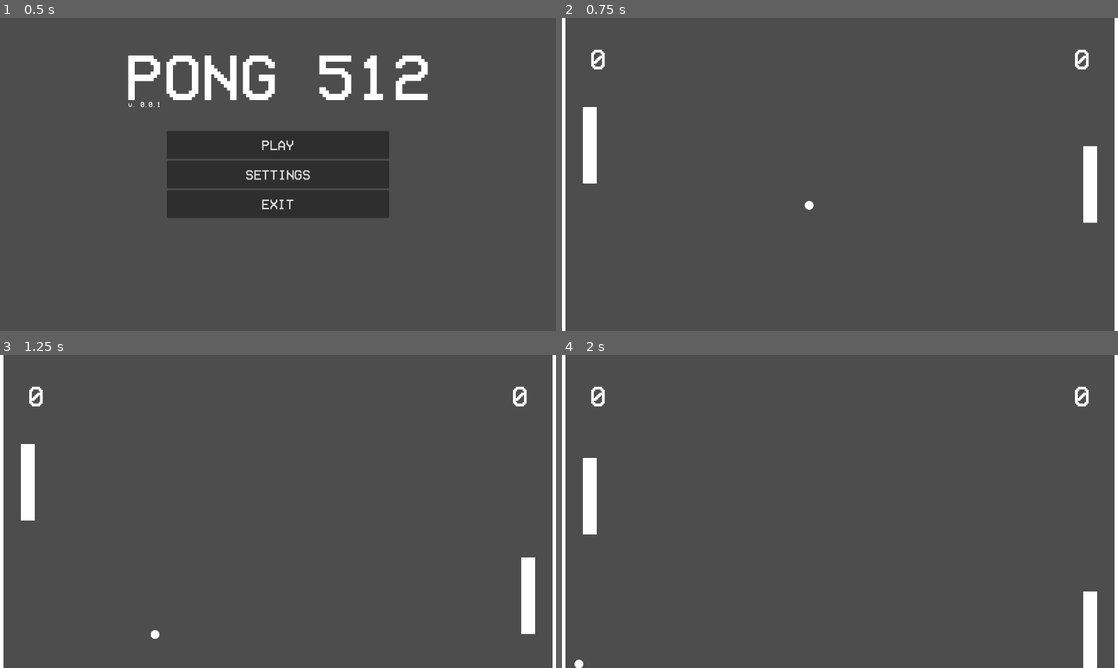
Above: before the commit, frames 1-4 (two rows, left to right).
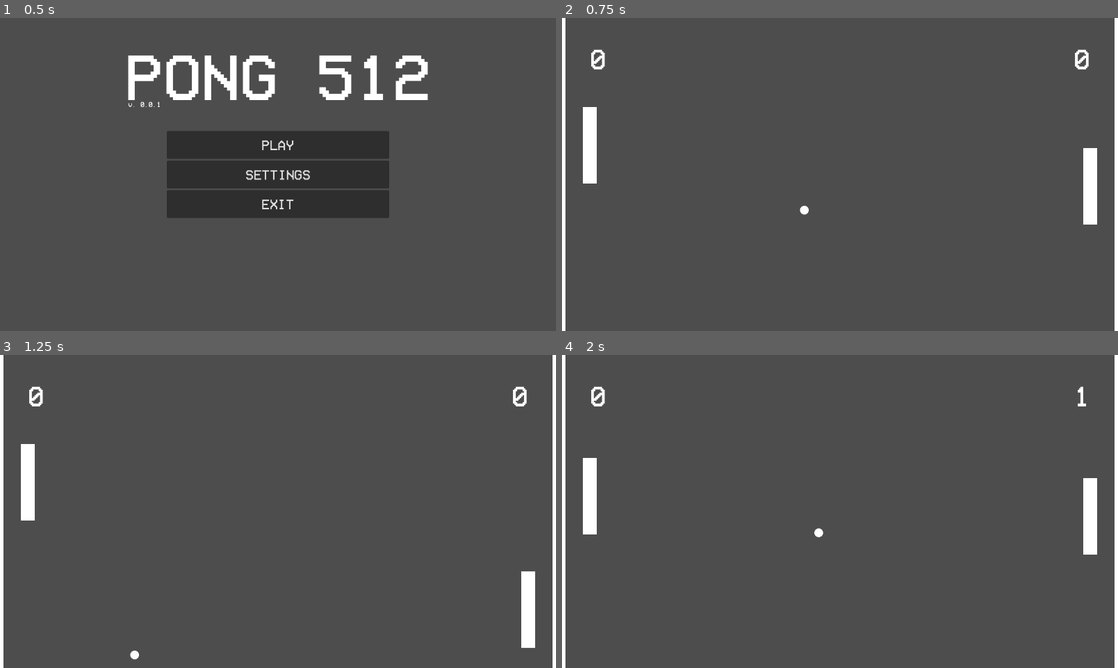
Above: after the commit, the same moments.

Repository: Cubature1/Pong-512-2D
Game: Godot game, scene res://scenes/menu.tscn
The game is run twice, just before and just after one commit, with the same random seed, the same clock (stepped at 60 frames per second) and the same inputs.
Inputs (mouse positions are in pixels of both pictures, inside the frame that each line leads up to):
- Up to frame 1 (0.5 s): no input
- Up to frame 2 (0.75 s): click "PLAY" at 0.5 s
- Up to frame 3 (1.25 s): no input
- Up to frame 4 (2 s): move the mouse to (962, 495) at 1.27 s; hold Up (move_up) from 1.28 s (still down)

Frame 1 is identical in both runs. In frame 2, 0.1% of the frame differs, in the area x 42-97%, y 40-66%; in frame 3, 0.3%; in frame 4, 1.4%, in the area x 2-97%, y 10-100%.

Commit message:
Miniscule changes

Diff:
--- a/scripts/ball.gd
+++ b/scripts/ball.gd
@@ -1,6 +1,6 @@
 extends Area2D
 
-@export var speed = 600
+@export var speed = 700
 var screen_size
 var bounce = false
 var velocity = Vector2.ZERO
@@ -15,8 +15,8 @@
 # Called when the node enters the scene tree for the first time.
 func _ready() -> void:
 	screen_size = get_viewport_rect().size
-	velocity = Vector2(coinflip(),coinflip())
-	print("Ball velocity is", velocity)
+	velocity = Vector2(coinflip(),coinflip()) # Calculate starting velocity, 1 or -1 on either axis.
+	# print("Ball velocity is", velocity)
 
 
 # Called every frame. 'delta' is the elapsed time since the previous frame.
